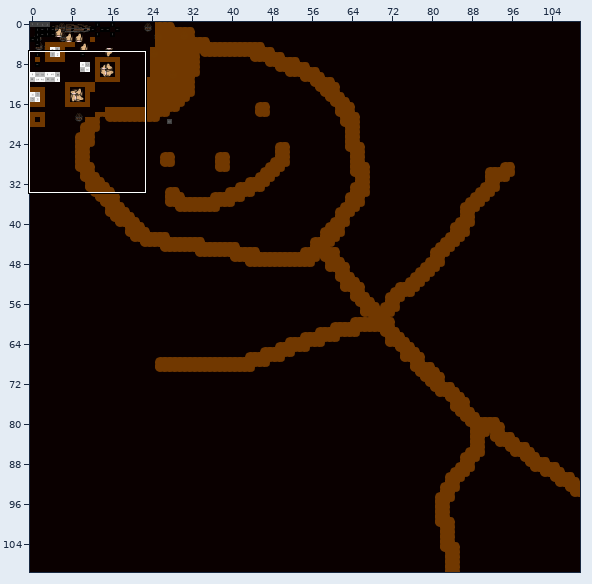
Level history. Tiled map: Monofoxe/Monofoxe/Content/Maps/test.tmx. Above: a wide view before the commit, with the close-up outlined.
Close-up. Earlier state:
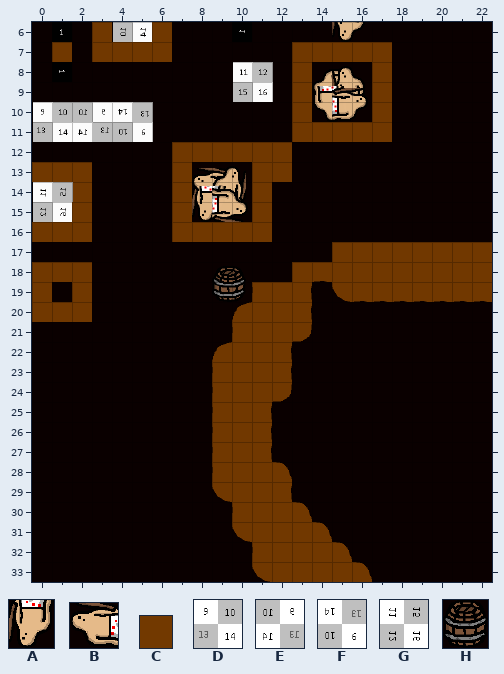
Cells are 32x32 px. Shown: x 0..22, y 6..33.
Key: from "barrel": A 0 turned 180, B 0 turned 270; from "dirt": C 3; from "mahBoi": D 2, E 2 flipped left-right, F 2 turned 180, G 3 flipped on the diagonal; from "objects": H 0 "barrel".
_ is an empty cell.
Layer "folder/Tile Layer 1" before, first column x 0:
10 _________
11 D_E_F____
12 _______CC
13 CCC____C_
14 __C____CB
15 G_C____CA
16 CCC____CC
17 _________
18 CCC______
19 C_C______
20 CCC______
21 _________
22 _________
23 _________
24 _________
25 _________
26 _________
27 _________
28 _________
29 _________
30 _________
31 _________
32 _________
33 _________
The same view after the edit:
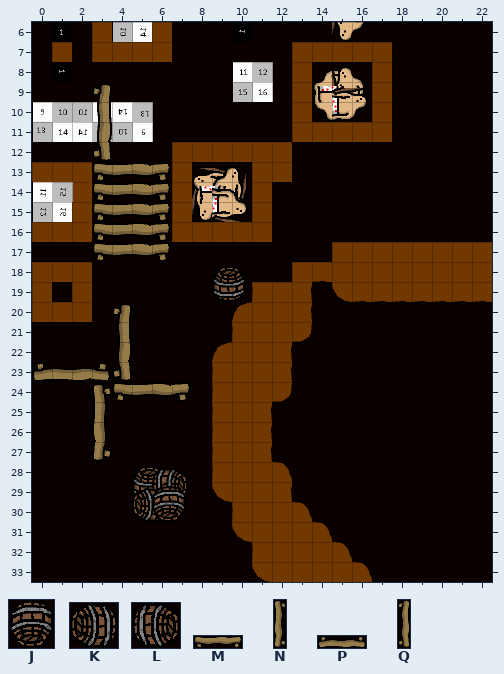
Further tiles: from "objects": J 0 turned 180 "barrel", K 0 turned 270 "barrel", L 0 turned 90 "barrel", M 1 "bench", N 1 flipped on the diagonal "bench", P 1 flipped up-down "bench", Q 1 turned 90 "bench".
What changed:
Layer "folder/Tile Layer 1":
y 12: x 3 _ -> Q
y 13..17: x 3 _ -> M
y 23: x 0 _ -> P; x 4 _ -> Q
y 24: x 4 _ -> M
y 27: x 3 _ -> N
y 29: x 5..6 __ -> HL
y 30: x 5..6 __ -> KJ
Changed places in both close-ups, as pixel boxes (x1, y1, x2, y2):
added: (92, 83, 171, 262)
added: (32, 303, 191, 462)
added: (132, 466, 188, 522)
